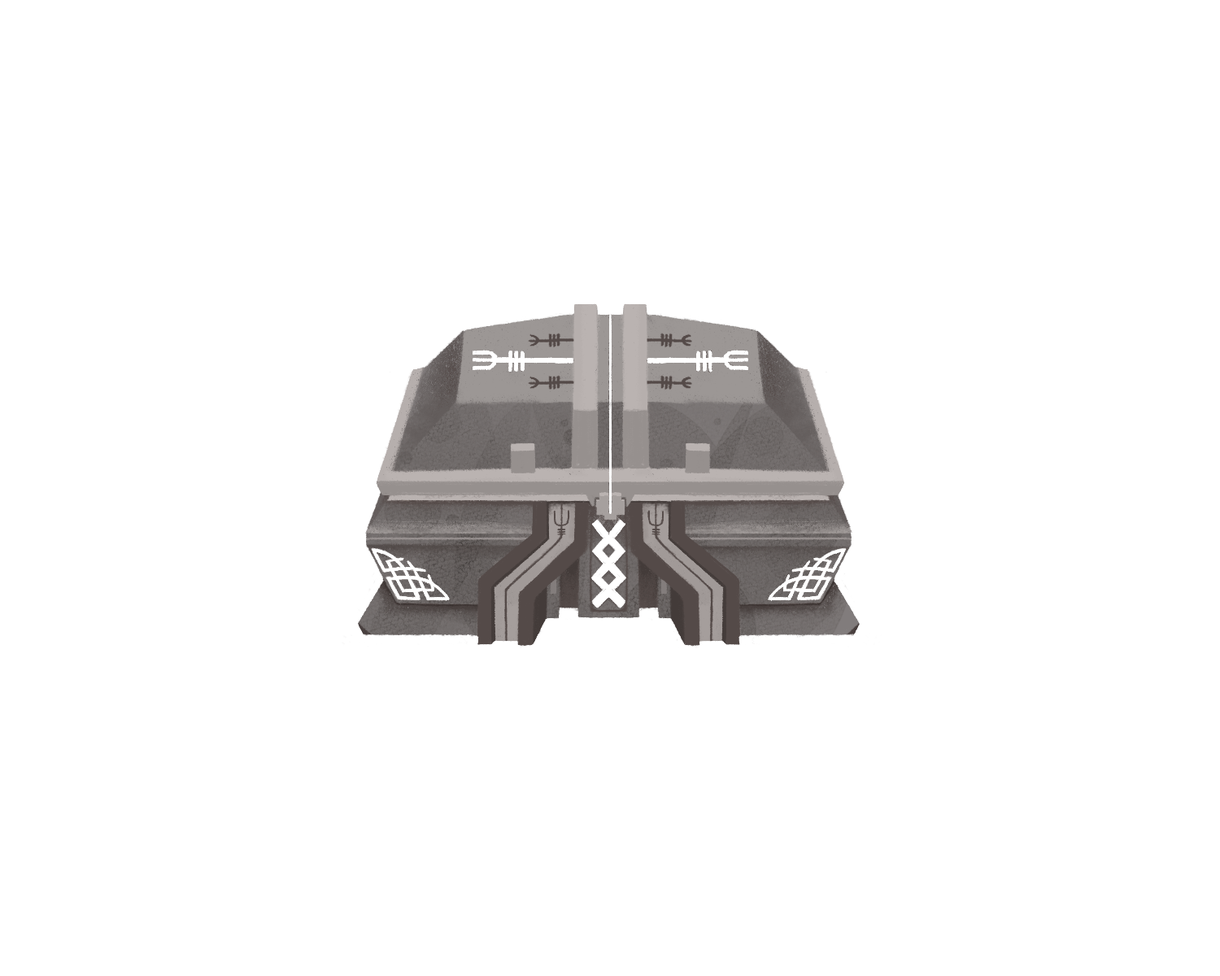
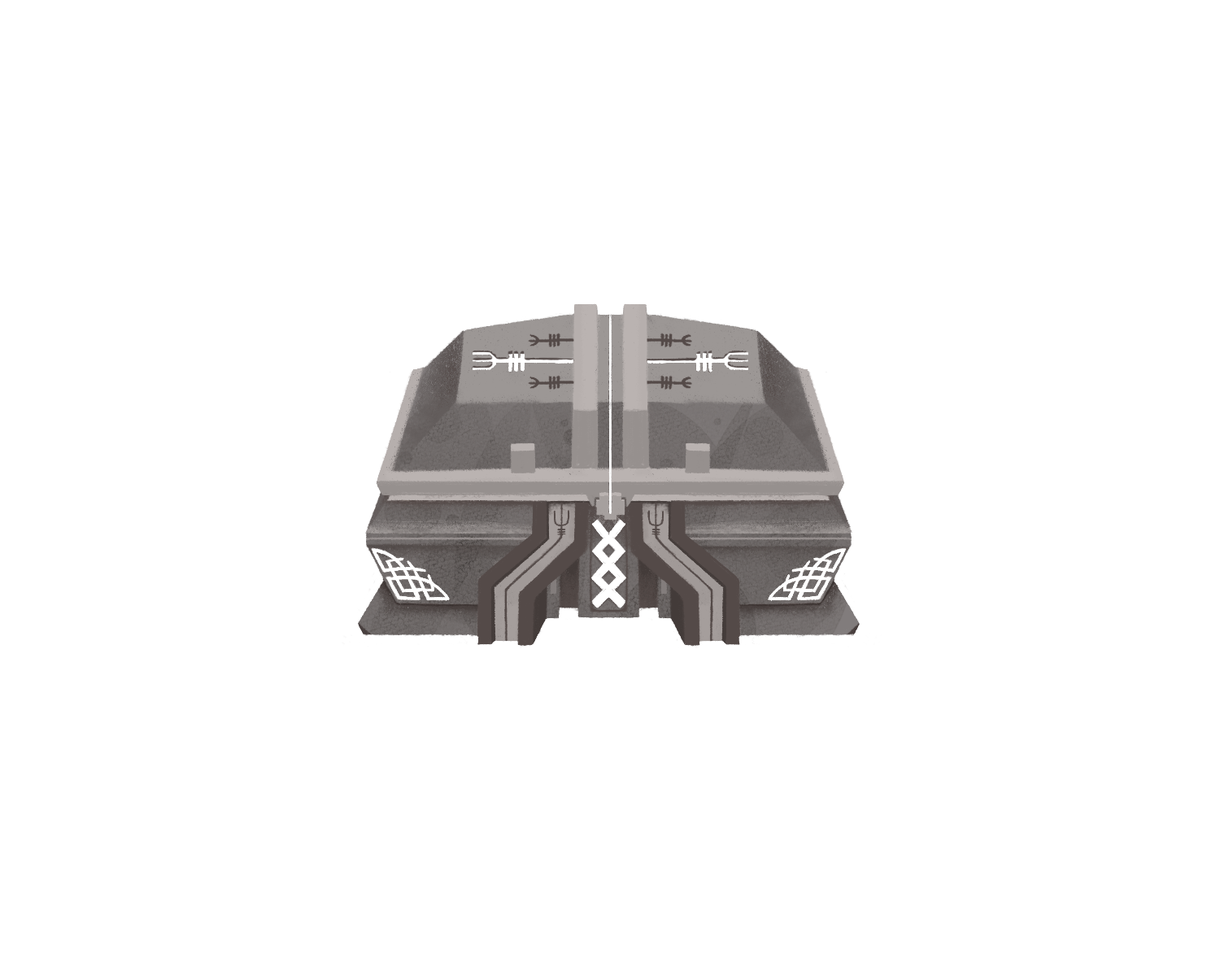
Layered file, before and after one edit (1220 x 976). Changes by layer:
added group "light haut droite" with 1 layers above "light bas" over [509, 314, 749, 514]
moved "light haut" (1st of 2, in "light haut droite") into group "light haut droite", painted on it over [472, 314, 749, 514]
added layer "light haut copy" in group "light haut" over [472, 314, 612, 514]
painted on "Calque 72 Copie 4" over [471, 349, 575, 370]
